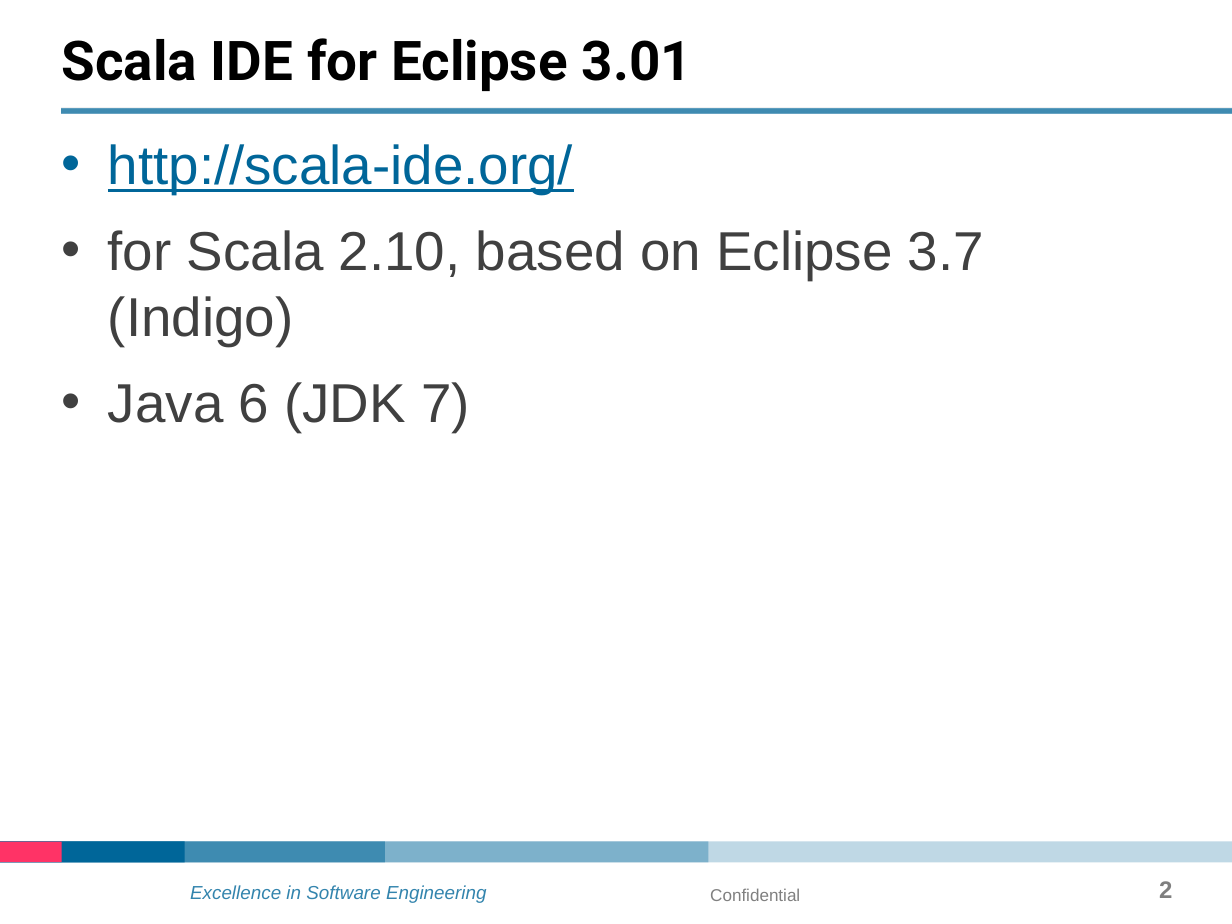
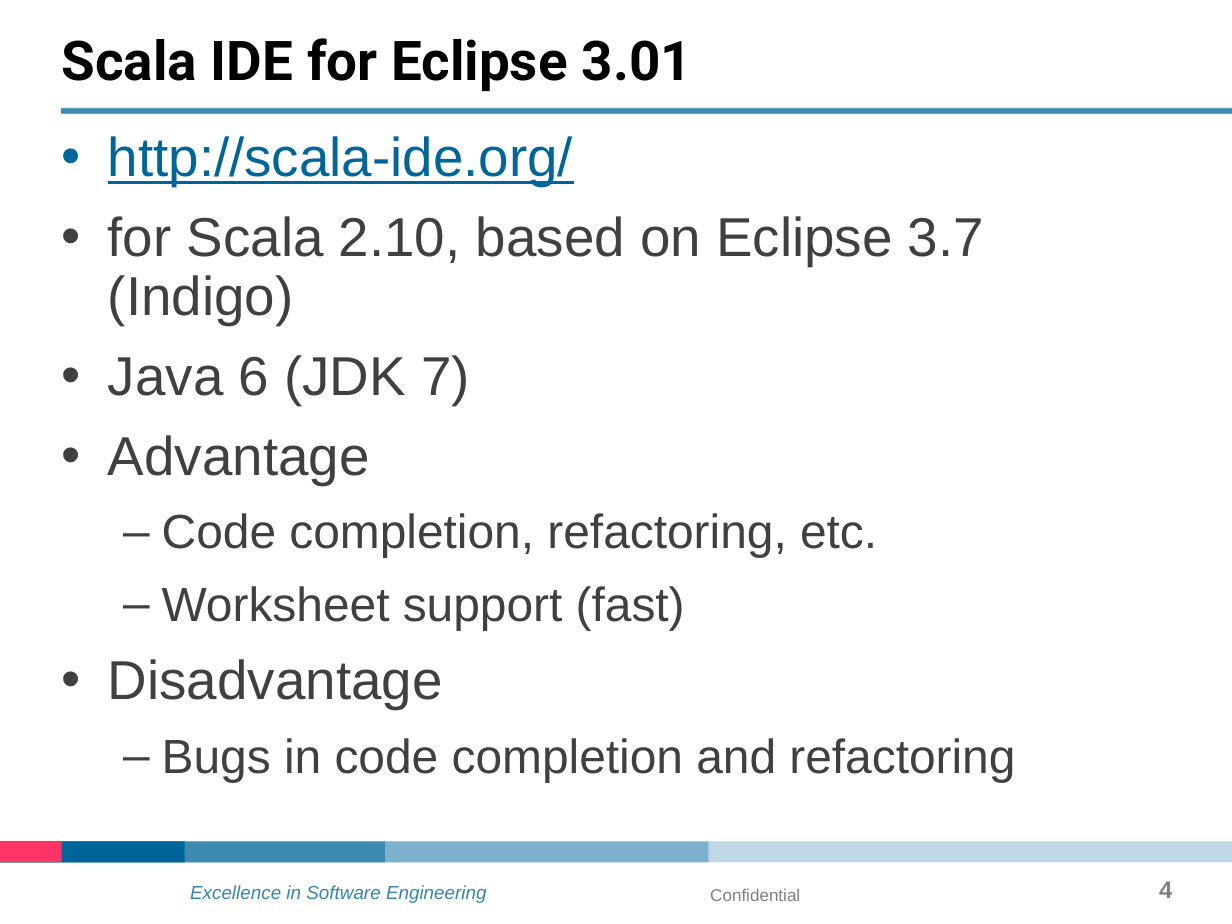
Before and after one commit to denkodoki/scala-tarining-1, a slide deck: slide 4 of ppt/scala-beg-training.pptx (slide 2 before the commit). Drawn at 1232x924 pixels with LibreOffice and Linux fonts; fonts in the diff are those of the drawing; background and template pictures are left out. Boxes give left, top, right and bottom in pixels: in the first picture for what was removed or moved away, otherwise in the second. Text is boxed around its words. In the diff, an @@ line names an element or a change of style, - is before the commit and + after.

```diff
--- a/ppt/scala-beg-training.pptx
+++ b/ppt/scala-beg-training.pptx
@@ text at [108,136,984,405]: line spacing 1 to 0.9 @@
@@ text at [108,435,1015,782]: paragraphs added @@
+• Advantage
+  – Code completion, refactoring, etc.
+  – Worksheet support (fast)
+• Disadvantage
+  – Bugs in code completion and refactoring
@@ page number at [1159,881,1172,898]: text changed @@
-2
+4
```
Also in this commit, not shown: 2 other slides changed, 3 slides added, 20 other files.
